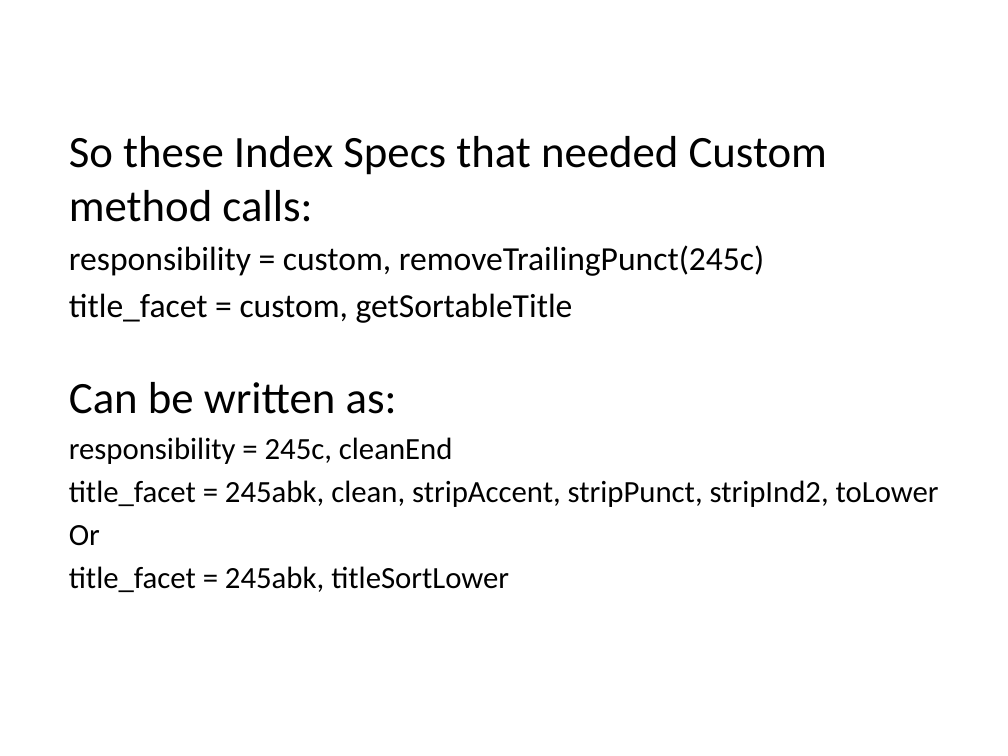
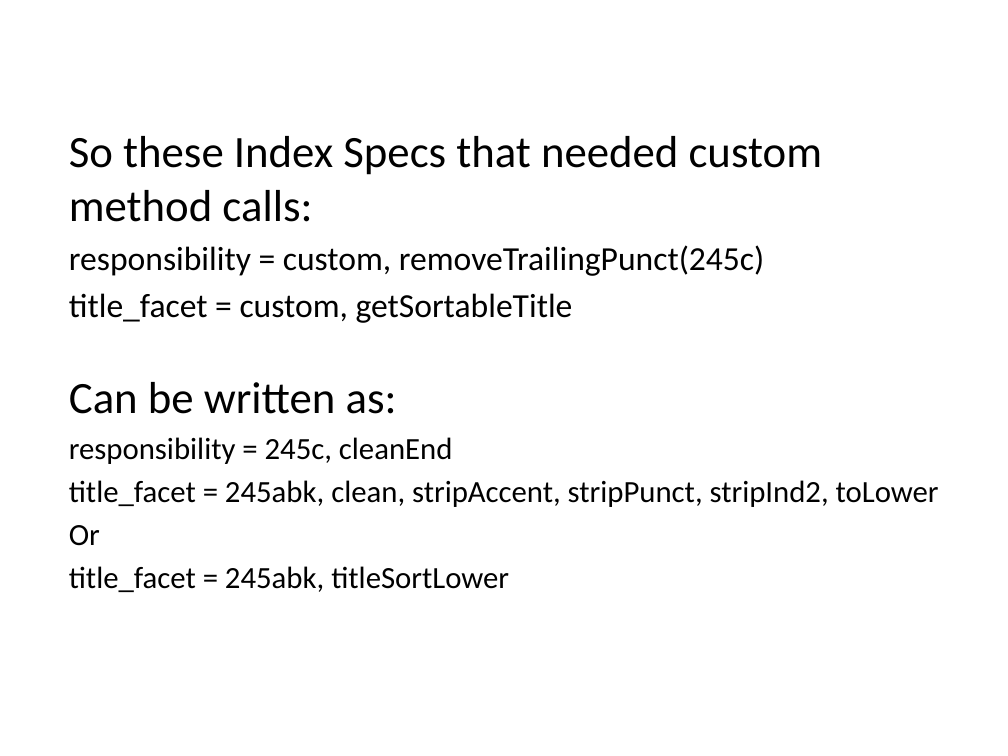
Before and after one commit to solrmarc/solrmarc, a slide deck: slide 8 of New Release of SolrMarc.pptx (slide 7 before the commit). Drawn at 1008x756 pixels with LibreOffice and Linux fonts; fonts in the diff are those of the drawing. Boxes give left, top, right and bottom in pixels: in the first picture for what was removed or moved away, otherwise in the second. Text is boxed around its words. In the diff, an @@ line names an element or a change of style, - is before the commit and + after.

```diff
--- a/New Release of SolrMarc.pptx
+++ b/New Release of SolrMarc.pptx
@@ text at bbox=[69, 136, 822, 222]: text changed @@
-So these Index Specs that needed Custom method calls:
+So these Index Specs that needed custom method calls:
```
Also in this commit, not shown: 11 other slides changed, 4 slides added.
